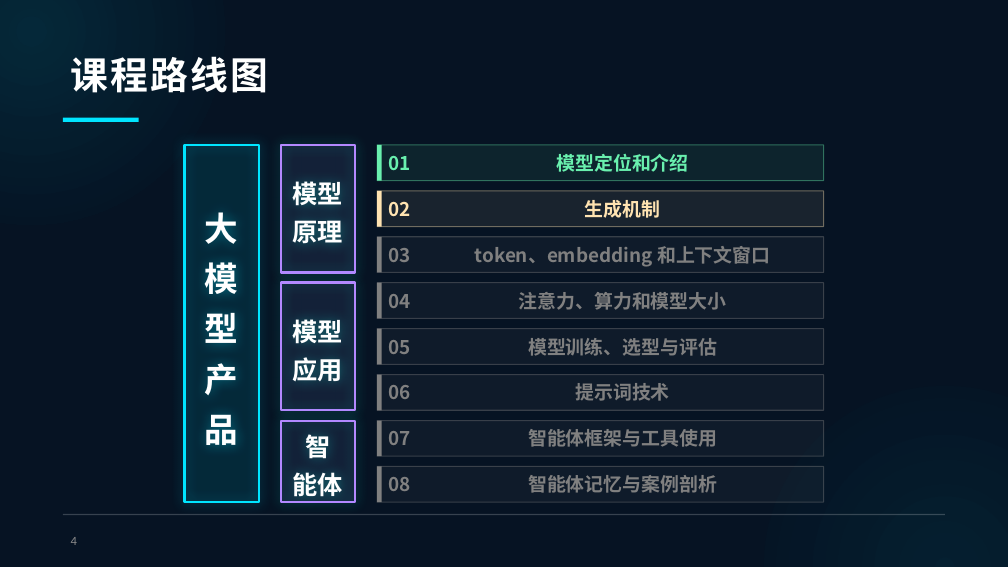
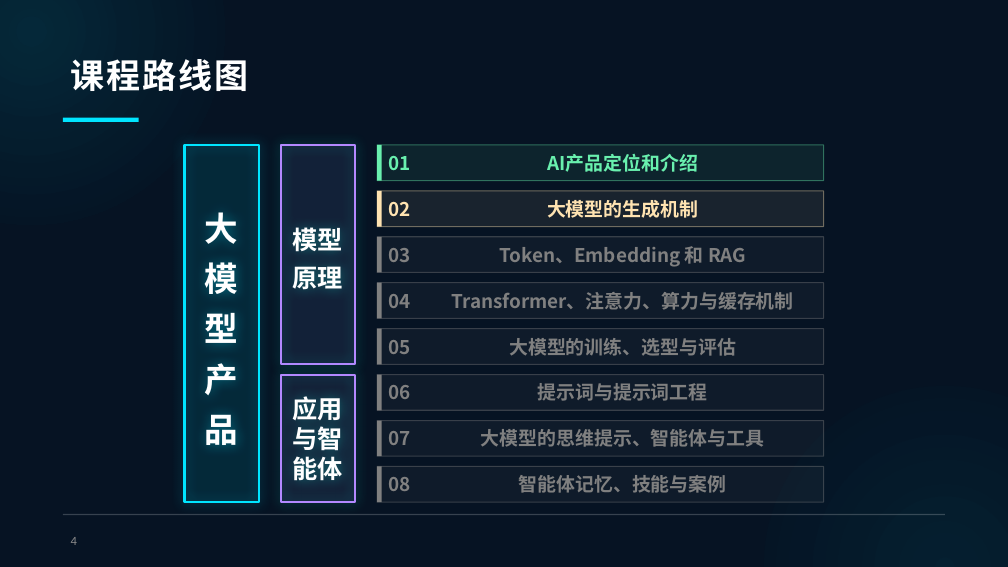
Before and after one commit to TramsWang/Intro2AITechs, a slide deck: slide 4 of 1-基础通识部分/第2课.pptx. Drawn at 1008x567 pixels with LibreOffice and Linux fonts; fonts in the diff are those of the drawing; background and template pictures are left out. Boxes give left, top, right and bottom in pixels: in the first picture for what was removed or moved away, otherwise in the second. Text is boxed around its words. In the diff, an @@ line names an element or a change of style, - is before the commit and + after.

Commit message:
调整课程路线图的分课内容概括

```diff
--- a/1-基础通识部分/第2课.pptx
+++ b/1-基础通识部分/第2课.pptx
@@ title "课程路线图" at (71, 59, 249, 91): size 36 to 32.4 pt @@
@@ rounded rectangle "模型": place and size @@
-rounded rectangle "模型" at (281, 145, 355, 273)
+rounded rectangle "模型" at (281, 145, 355, 364)
@@ text at (547, 154, 698, 172): text changed @@
-模型定位和介绍
+AI产品定位和介绍
@@ text at (547, 200, 698, 218): text changed @@
-生成机制
+大模型的生成机制
@@ text at (499, 246, 746, 267): text changed @@
-token、embedding 和上下文窗口
+Token、Embedding 和 RAG
@@ rounded rectangle removed at (281, 283, 355, 411) @@
-模型
-应用
@@ text at (452, 292, 794, 310): text changed @@
-注意力、算力和模型大小
+Transformer、注意力、算力与缓存机制
@@ text at (509, 338, 736, 356): text changed @@
-模型训练、选型与评估
+大模型的训练、选型与评估
@@ rounded rectangle "应用": place and size @@
-rounded rectangle "应用" at (281, 420, 355, 502)
+rounded rectangle "应用" at (281, 374, 355, 502)
@@ text at (538, 383, 708, 401): text changed @@
-提示词技术
+提示词与提示词工程
@@ text in rounded rectangle at (293, 396, 343, 451): text changed @@
-智
+应用
+与智
@@ text at (481, 429, 764, 447): text changed @@
-智能体框架与工具使用
+大模型的思维提示、智能体与工具
@@ text in rounded rectangle at (293, 456, 343, 481): line spacing 1.25 to 1 @@
@@ text at (519, 475, 727, 493): text changed @@
-智能体记忆与案例剖析
+智能体记忆、技能与案例
```
Also in this commit, not shown: 6 other files.
